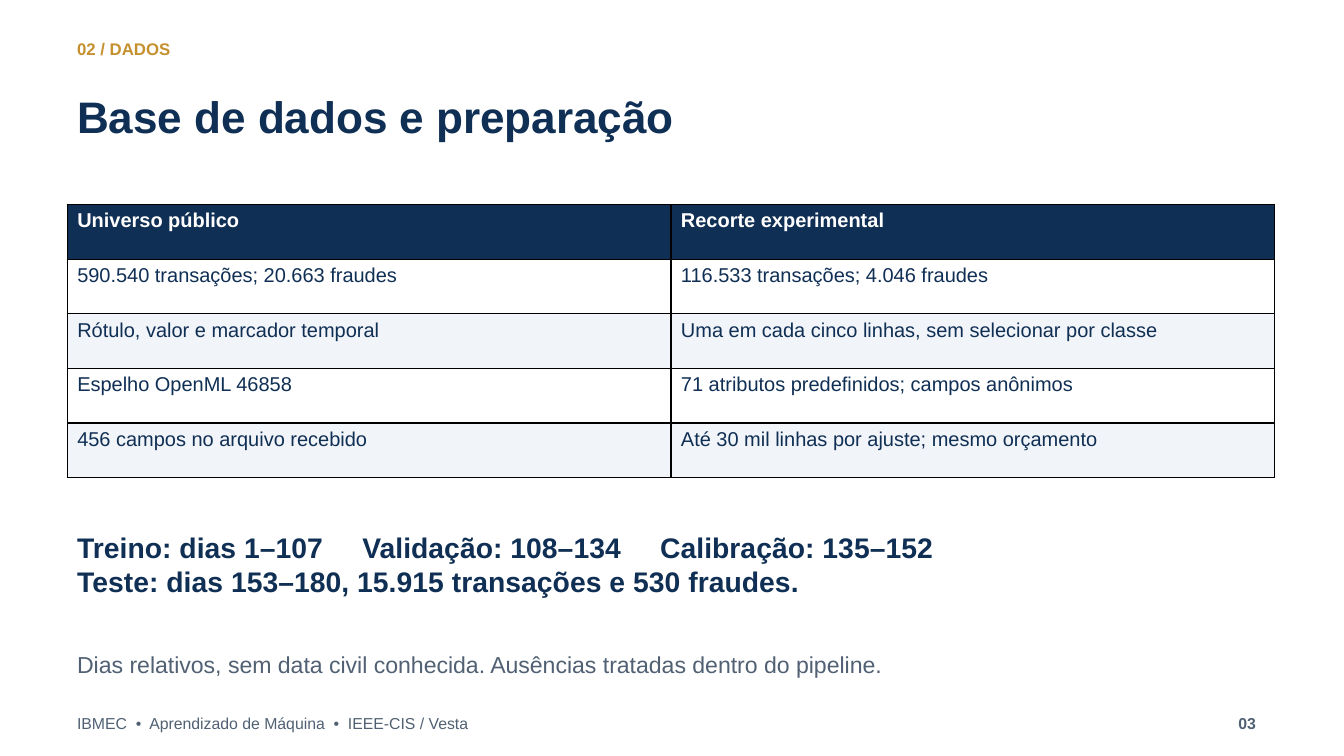
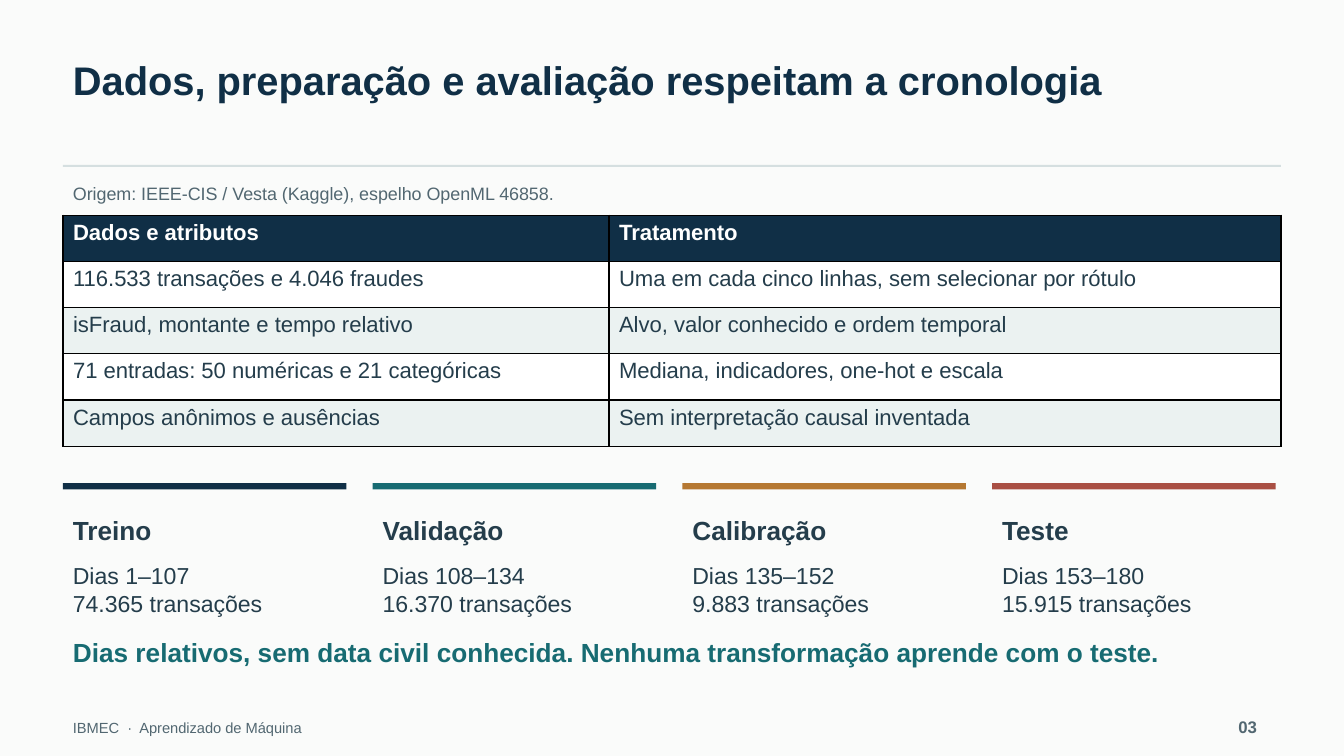
Before and after one commit to joao-castroo/deteccao-fraudes-ml-ibmec, a slide deck: slide 3 of deliverables/apresentacao_Fraude.pptx. Drawn at 1344x756 pixels with LibreOffice and Linux fonts; fonts in the diff are those of the drawing. Boxes give left, top, right and bottom in pixels: in the first picture for what was removed or moved away, otherwise in the second. Text is boxed around its words. In the diff, an @@ line names an element or a change of style, - is before the commit and + after.

```diff
--- a/deliverables/apresentacao_Fraude.pptx
+++ b/deliverables/apresentacao_Fraude.pptx
@@ background #FFFFFF to #FAFBFA @@
@@ text removed at bbox=[77, 43, 171, 55] @@
-02 / DADOS
@@ text at bbox=[73, 66, 1101, 103]: text changed; size 31.5 to 28.5 pt; text colour #102F54 to #102F46 @@
-Base de dados e preparação
+Dados, preparação e avaliação respeitam a cronologia
@@ rectangle added at bbox=[63, 165, 1280, 167], fill #D5DFE0 @@
@@ text added at bbox=[73, 187, 553, 204], 12.8 pt, text #526771 @@
+Origem: IEEE-CIS / Vesta (Kaggle), espelho OpenML 46858.
@@ table at bbox=[63, 216, 1281, 447] @@
-row 1, column 1: Universo público
+row 1, column 1: Dados e atributos
-row 1, column 2: Recorte experimental
+row 1, column 2: Tratamento
-row 2, column 1: 590.540 transações; 20.663 fraudes
+row 2, column 1: 116.533 transações e 4.046 fraudes
-row 2, column 2: 116.533 transações; 4.046 fraudes
+row 2, column 2: Uma em cada cinco linhas, sem selecionar por rótulo
-row 3, column 1: Rótulo, valor e marcador temporal
+row 3, column 1: isFraud, montante e tempo relativo
-row 3, column 2: Uma em cada cinco linhas, sem selecionar por classe
+row 3, column 2: Alvo, valor conhecido e ordem temporal
-row 4, column 1: Espelho OpenML 46858
+row 4, column 1: 71 entradas: 50 numéricas e 21 categóricas
-row 4, column 2: 71 atributos predefinidos; campos anônimos
+row 4, column 2: Mediana, indicadores, one-hot e escala
-row 5, column 1: 456 campos no arquivo recebido
+row 5, column 1: Campos anônimos e ausências
-row 5, column 2: Até 30 mil linhas por ajuste; mesmo orçamento
+row 5, column 2: Sem interpretação causal inventada
@@ fill #102F54 to #102F46 in row 1 @@
@@ fill #F1F4F8 to #EBF2F1 in 4 cells @@
@@ table: place and size @@
-table at bbox=[68, 205, 1275, 478]
+table at bbox=[63, 216, 1281, 447]
@@ rectangle added at bbox=[63, 483, 346, 489], fill #102F46 @@
@@ rectangle added at bbox=[373, 483, 656, 489], fill #176B72 @@
@@ rectangle added at bbox=[683, 483, 966, 489], fill #B57832 @@
@@ rectangle added at bbox=[992, 483, 1275, 489], fill #A94F43 @@
@@ text added at bbox=[73, 521, 152, 541], 18.8 pt, text #243D4B, bold @@
+Treino
@@ text removed at bbox=[77, 537, 932, 598] @@
-Treino: dias 1–107 Validação: 108–134 Calibração: 135–152
-Teste: dias 153–180, 15.915 transações e 530 fraudes.
@@ text added at bbox=[383, 521, 504, 546], 18.8 pt, text #243D4B, bold @@
+Validação
@@ text added at bbox=[692, 521, 826, 546], 18.8 pt, text #243D4B, bold @@
+Calibração
@@ text added at bbox=[1002, 522, 1068, 541], 18.8 pt, text #243D4B, bold @@
+Teste
@@ text added at bbox=[73, 567, 263, 617], 16.5 pt, text #243D4B @@
+Dias 1–107
+74.365 transações
@@ text added at bbox=[383, 567, 572, 617], 16.5 pt, text #243D4B @@
+Dias 108–134
+16.370 transações
@@ text added at bbox=[692, 567, 869, 617], 16.5 pt, text #243D4B @@
+Dias 135–152
+9.883 transações
@@ text added at bbox=[1002, 567, 1192, 617], 16.5 pt, text #243D4B @@
+Dias 153–180
+15.915 transações
@@ text at bbox=[73, 643, 1158, 667]: text changed; size 16.5 to 18.8 pt; text colour #516173 to #176B72; bold on @@
-Dias relativos, sem data civil conhecida. Ausências tratadas dentro do pipeline.
+Dias relativos, sem data civil conhecida. Nenhuma transformação aprende com o teste.
@@ text "03" at bbox=[1238, 721, 1257, 733]: size 11.2 to 12 pt, text colour #516173 to #526771 @@
@@ text at bbox=[73, 722, 302, 736]: text changed; size 11.2 to 10.5 pt; text colour #516173 to #526771 @@
-IBMEC • Aprendizado de Máquina • IEEE-CIS / Vesta
+IBMEC · Aprendizado de Máquina
```
Also in this commit, not shown: 3 other slides changed, 6 slides added, 6 slides removed, 9 other files.
